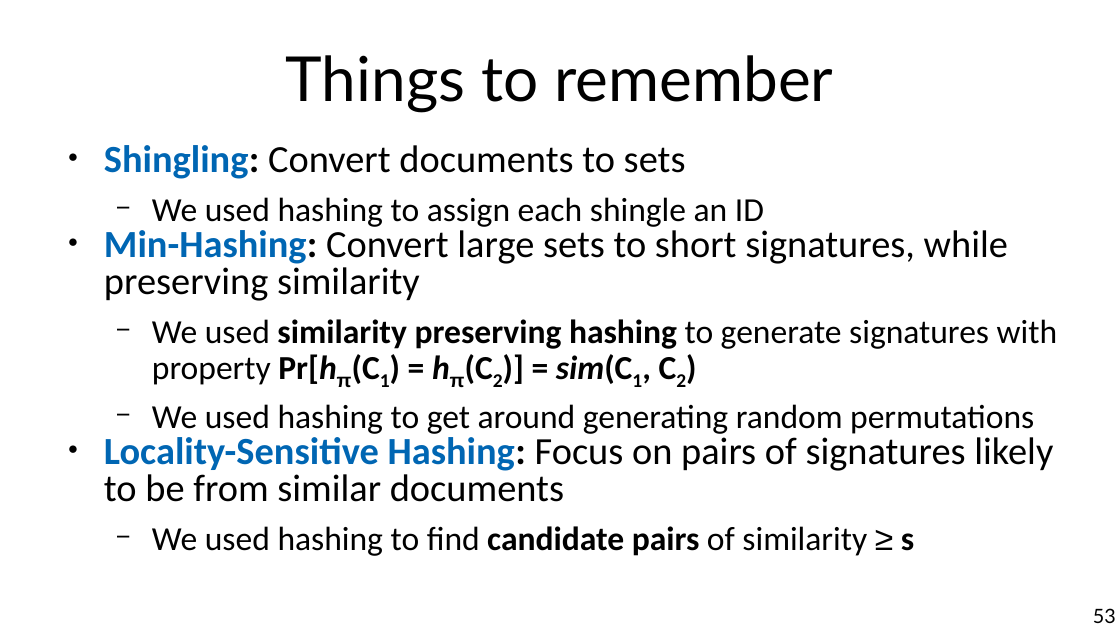
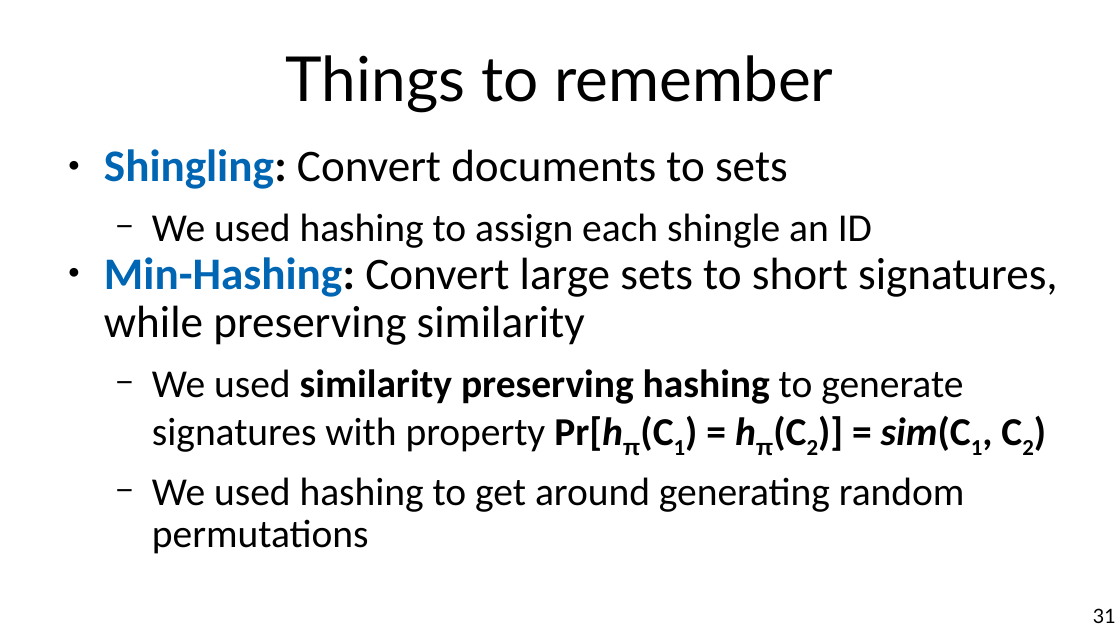
Before and after one commit to marco-calautti/data-mining-course, a slide deck: slide 31 of theory/tt08_near_duplicates.odp (slide 53 before the commit). Drawn at 1120x630 pixels with LibreOffice and Linux fonts; fonts in the diff are those of the drawing. Boxes give left, top, right and bottom in pixels: in the first picture for what was removed or moved away, otherwise in the second. Text is boxed around its words. In the diff, an @@ line names an element or a change of style, - is before the commit and + after.

```diff
--- a/theory/tt08_near_duplicates.odp
+++ b/theory/tt08_near_duplicates.odp
@@ text "Shingling: Convert documents to sets" at [104, 149, 1058, 554]: size 27.2 to 32 pt in "Shingling: Convert documents to sets", "Min-Hashing: Convert large sets to short signatures, ..."; size 23.8 to 28 pt in "We used hashing to assign each shingle ...", "We used similarity preserving hashing to generate ...", "We used hashing to get around generating ..."; line spacing 0.8 to 0.9 @@
@@ text at [104, 432, 1053, 556]: paragraphs removed @@
-● Locality-Sensitive Hashing: Focus on pairs of signatures likely to be from similar documents
-  − We used hashing to find candidate pairs of similarity ≥ s
@@ page number at [1093, 608, 1116, 623]: text changed @@
-53
+31
```
Also in this commit, not shown: 2 other slides changed, 22 slides removed, 1 other file.
